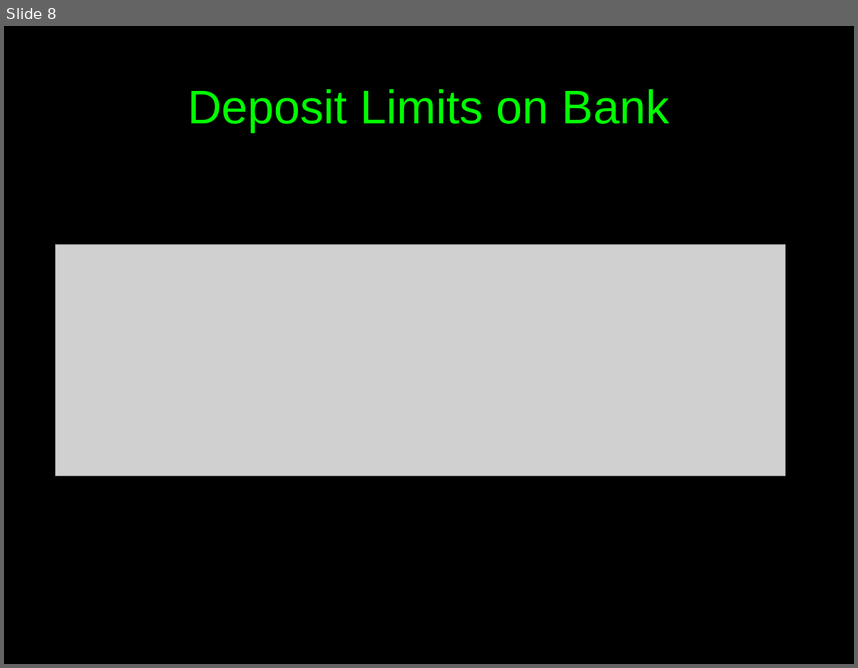
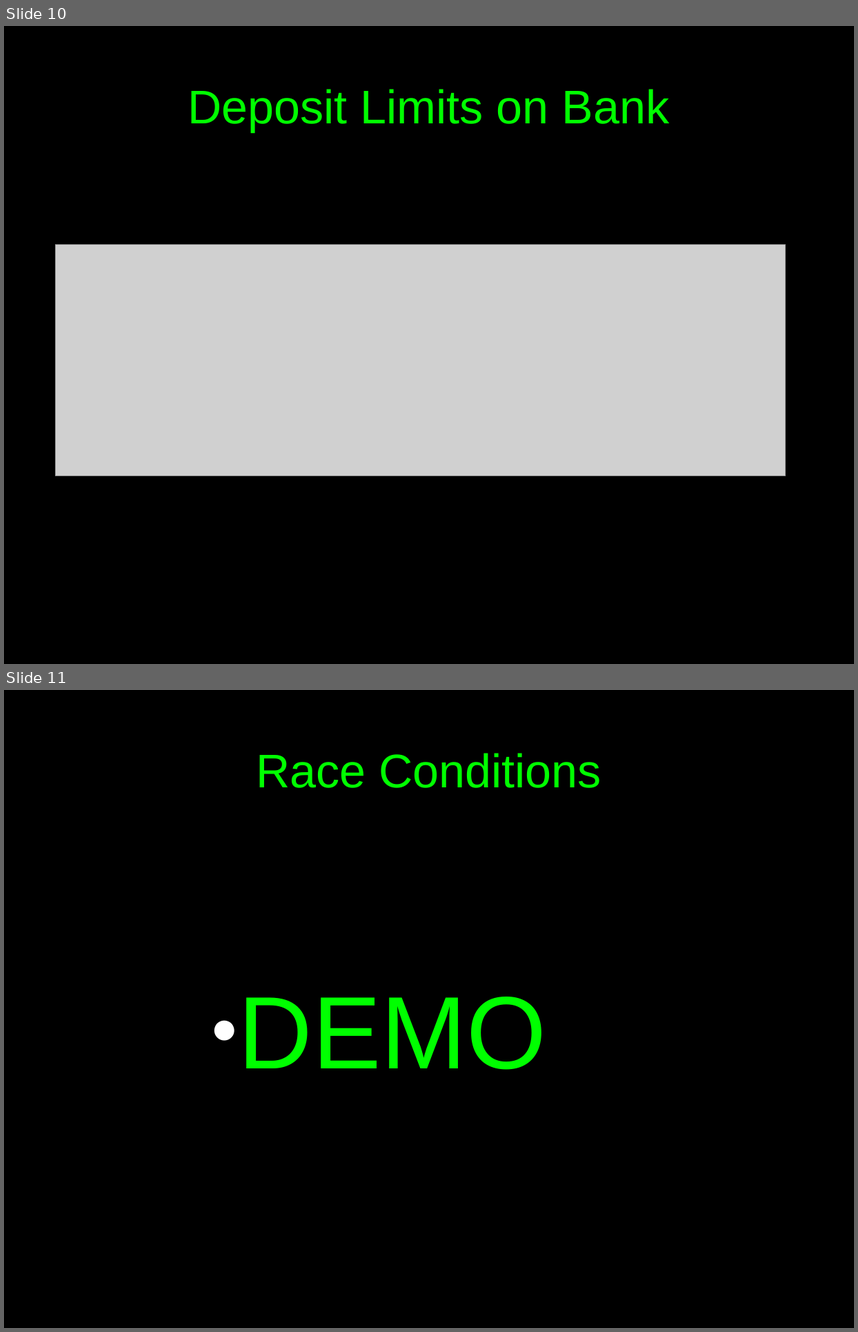
Before and after one commit to c00w/Crypto-Final-Project, a slide deck: Attack Presentation.odp. Shown one above the other, each under a label of ours: slide 8 before the commit, slides 10 and 11 after it. The pictures are 858x668 and 858x1332 pixels, drawn with LibreOffice and Linux fonts; fonts in the diff are those of the drawing; grey boxes stand for pictures. Boxes give left, top, right and bottom in pixels: in the first picture for what was removed or moved away, otherwise in the second. Text is boxed around its words. In the diff, an @@ line names an element or a change of style, - is before the commit and + after.

```diff
--- a/Attack Presentation.odp
+++ b/Attack Presentation.odp
@@ slide 11 added at bbox=[4, 690, 854, 1328], background #000000 @@
@@ title added at bbox=[256, 753, 602, 788], 44 pt, text #00FF00 @@
+Race Conditions
@@ text added at bbox=[239, 996, 547, 1069], 96 pt, text #00FF00 @@
+        ● DEMO
@@ what was slide 8 is now slide 10 @@
```
Also in this commit, not shown: 1 slide changed, 6 other slides added, 5 slides removed, 1 other file.
